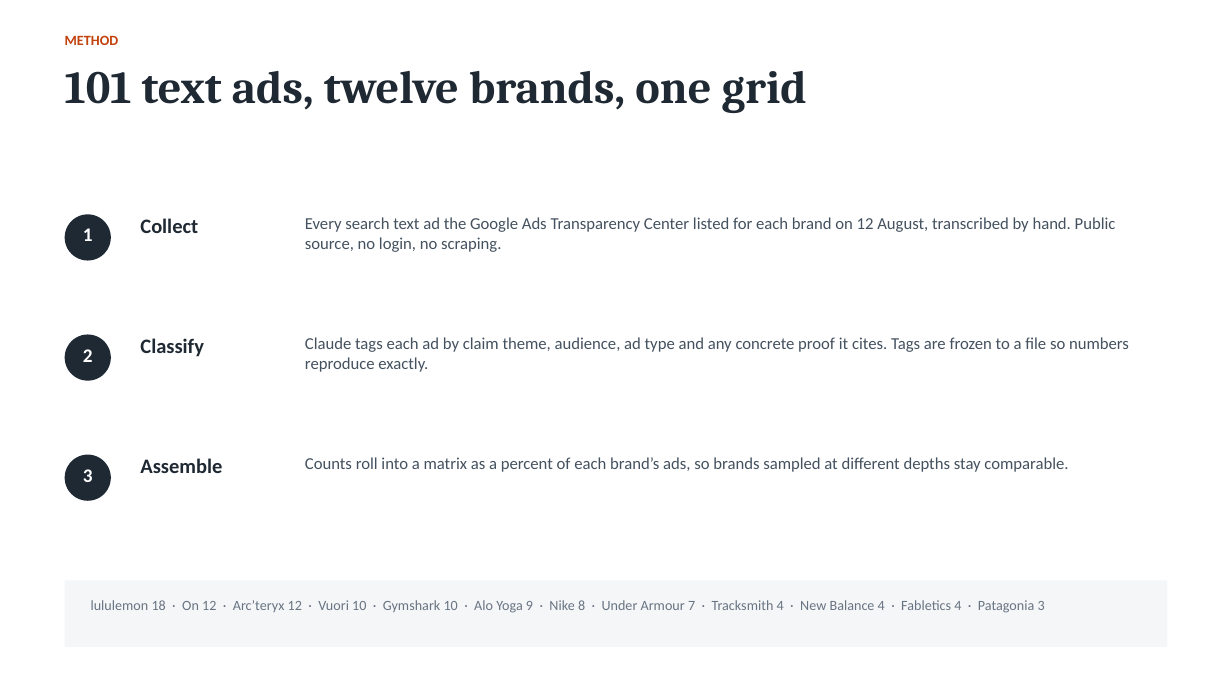
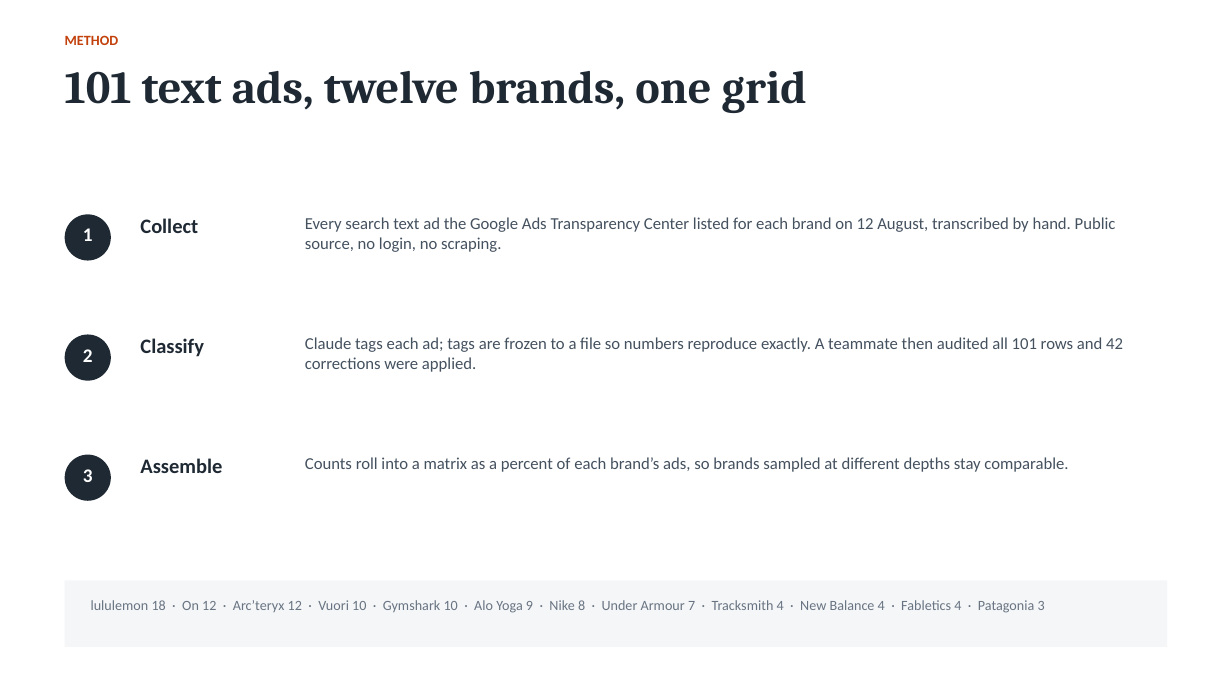
Before and after one commit to spdooley5949/Creative-Teardown-Marketing, a slide deck: slide 3 of output/Dooley_Creative_Teardown_Findings.pptx. Drawn at 1232x693 pixels with LibreOffice and Linux fonts; fonts in the diff are those of the drawing. Boxes give left, top, right and bottom in pixels: in the first picture for what was removed or moved away, otherwise in the second. Text is boxed around its words. In the diff, an @@ line names an element or a change of style, - is before the commit and + after.

```diff
--- a/output/Dooley_Creative_Teardown_Findings.pptx
+++ b/output/Dooley_Creative_Teardown_Findings.pptx
@@ text at [305, 337, 1123, 372]: text changed @@
-Claude tags each ad by claim theme, audience, ad type and any concrete proof it cites. Tags are frozen to a file so numbers reproduce exactly.
+Claude tags each ad; tags are frozen to a file so numbers reproduce exactly. A teammate then audited all 101 rows and 42 corrections were applied.
```
Also in this commit, not shown: 5 other slides changed, 6 other files.
